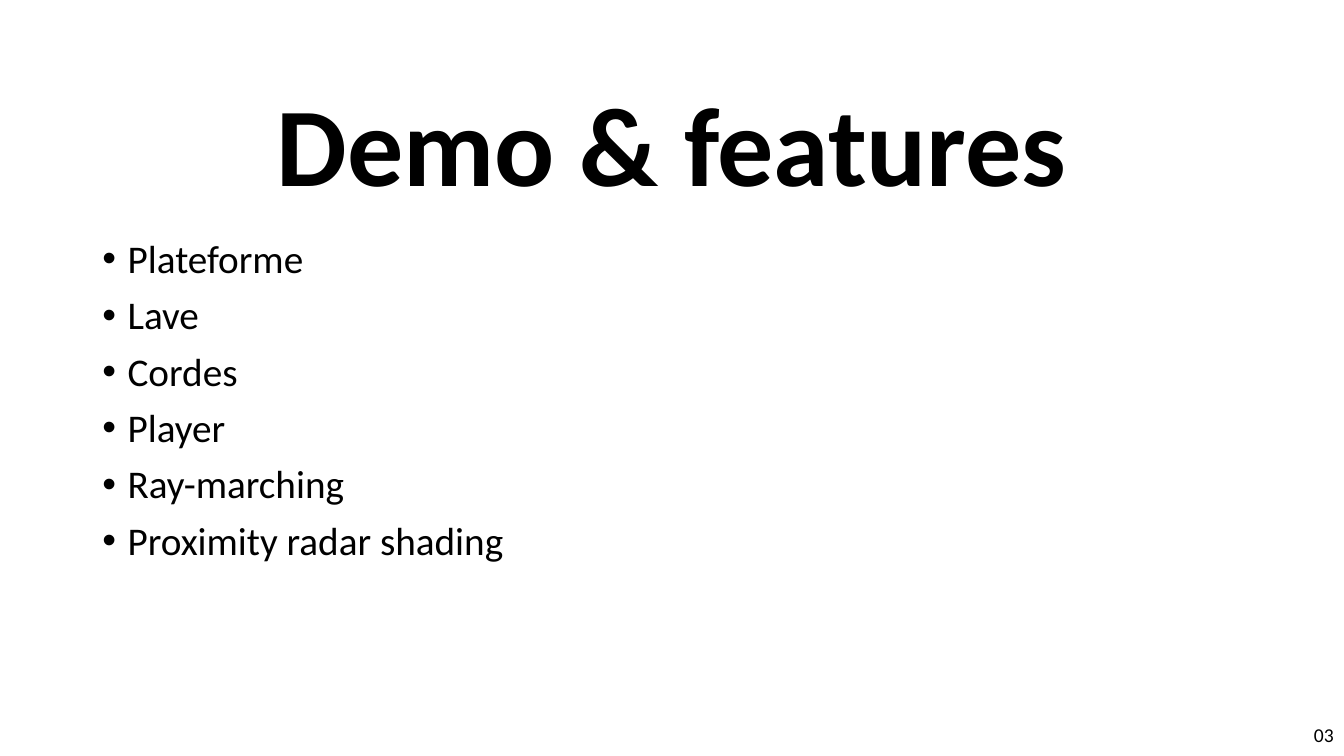
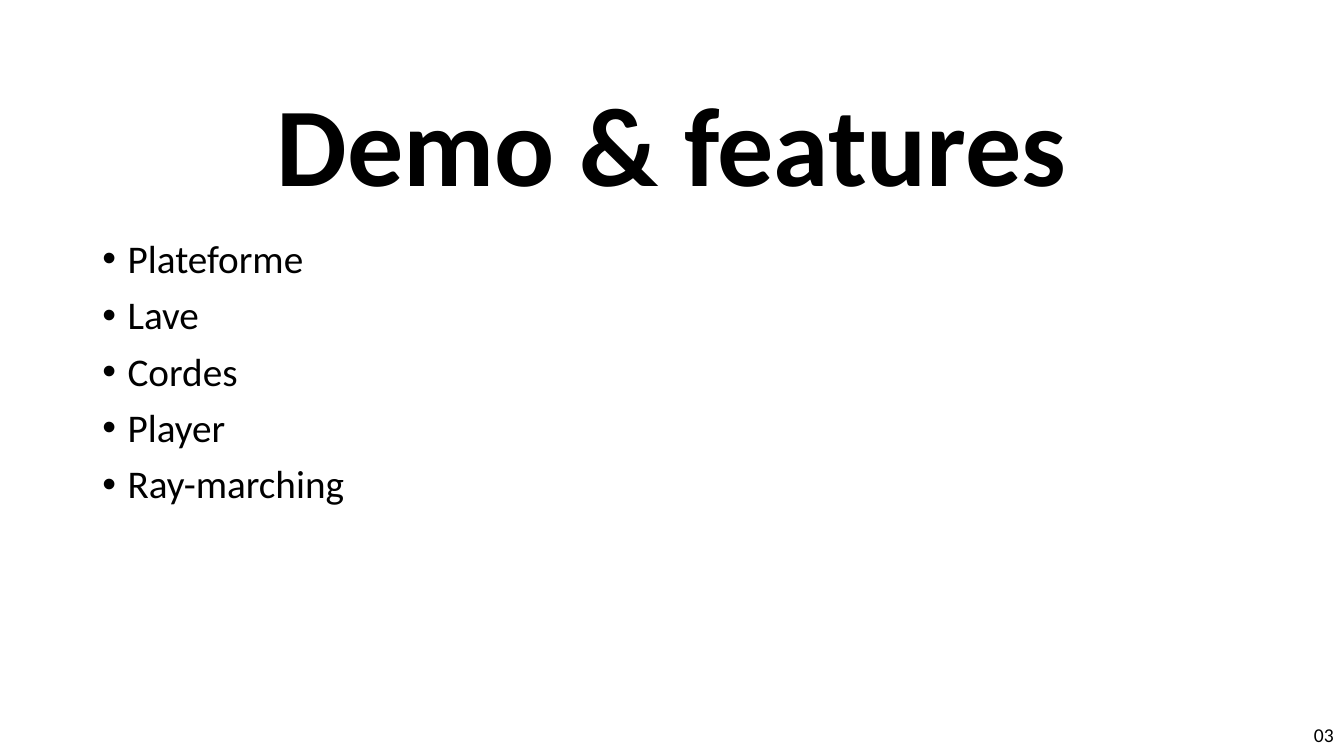
Before and after one commit to Megakitraz/Projet_Rendu_RopeMan, a slide deck: slide 3 of Diapo/RopeMan_Presentation.pptx. Drawn at 1344x756 pixels with LibreOffice and Linux fonts; fonts in the diff are those of the drawing; background and template pictures are left out. Boxes give left, top, right and bottom in pixels: in the first picture for what was removed or moved away, otherwise in the second. Text is boxed around its words. In the diff, an @@ line names an element or a change of style, - is before the commit and + after.

Commit message:
Diapo V3

```diff
--- a/Diapo/RopeMan_Presentation.pptx
+++ b/Diapo/RopeMan_Presentation.pptx
@@ text at <box>128,527,503,562</box>: paragraph removed @@
-• Proximity radar shading
```
